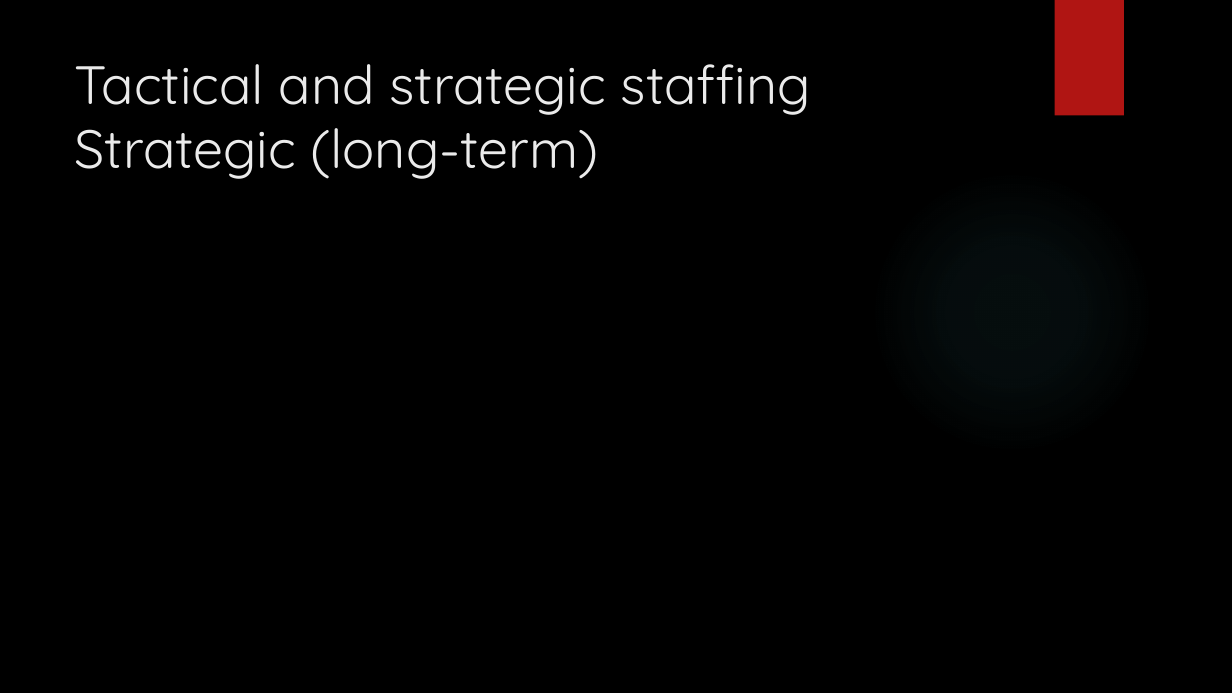
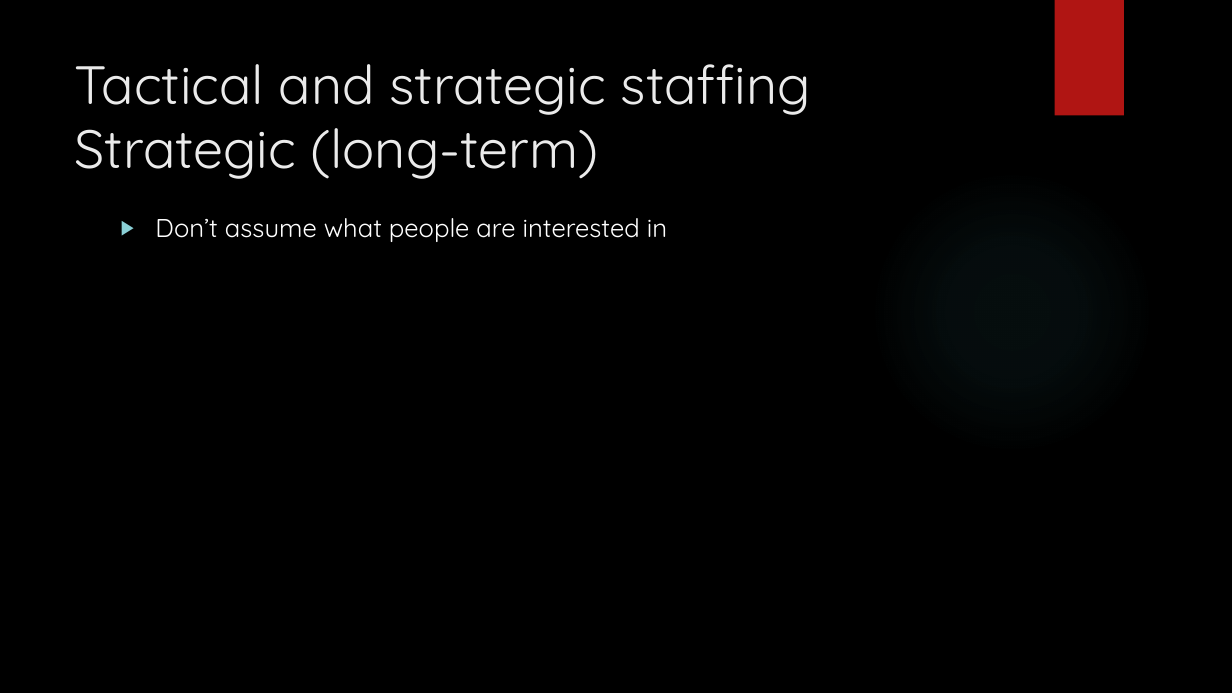
Before and after one commit to dennisdietrich/First180Days, a slide deck: slide 22 of Sitting in meetings all day long.pptx. Drawn at 1232x693 pixels with LibreOffice and Linux fonts; fonts in the diff are those of the drawing; background and template pictures are left out. Boxes give left, top, right and bottom in pixels: in the first picture for what was removed or moved away, otherwise in the second. Text is boxed around its words. In the diff, an @@ line names an element or a change of style, - is before the commit and + after.

Commit message:
Don't make assumptions about what people are interested in

```diff
--- a/Sitting in meetings all day long.pptx
+++ b/Sitting in meetings all day long.pptx
@@ text added at bbox=[155, 218, 667, 242], 20 pt, text #FFFFFF @@
+▶ Don’t assume what people are interested in
```
